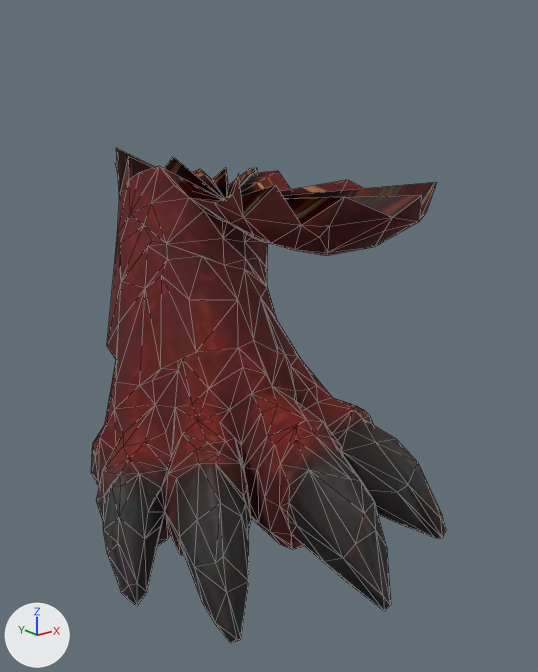
The glTF model dragon_leg_bnegx.glb as it was, and as the next commit left it.
One viewpoint serves both versions: a 50 mm camera at (-4.36, -6.15, 0.74) aimed at (-0.28, -1.05, -1.3). Lighting does not change. The marker at lower left points along +X, +Y and +Z. The picture after the commit comes second. Mesh edges are drawn as thin lines. Vertices at exactly the same position are counted once.

The scene before the commit, as lines of its bpy script (objects in view):
```python
me_mesh_0 = bpy.data.meshes.new('Mesh_0')
me_mesh_0.from_pydata(...)  # 464 vertices, 967 faces; spans x -2.25..1.01, y -3.12..2.04, z -2.85..0.26
me_mesh_0.materials.append(mat_dragon_leg_bnegx)
ob_mesh_0 = bpy.data.objects.new('Mesh_0', me_mesh_0)
ob_mesh_0.location = (0.0, 0.0, 0.0)
```
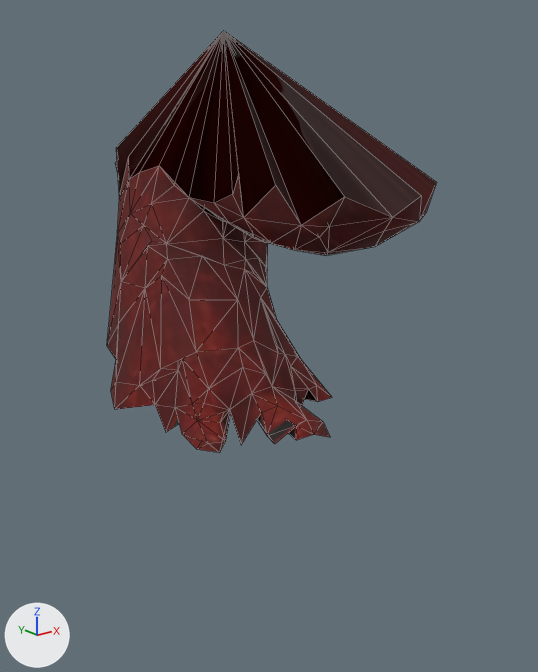
Diff of the bpy script that builds the scene:
```diff
--- a/dragon_leg_bnegx.glb.py
+++ b/dragon_leg_bnegx.glb.py
@@ me_mesh_0 @@
 # used by ob_mesh_0; location = (0.0, 0.0, 0.0)
-me_mesh_0.from_pydata(...)  # 464 vertices, 967 faces; spans x -2.25..1.01, y -3.12..2.04, z -2.85..0.26
+me_mesh_0.from_pydata(...)  # 222 vertices, 493 faces; spans x -1.53..1.01, y -2.51..2.04, z -2.03..1.4
+# me_mesh_0 part 1: 243 vertices removed from x -2.25..0.5, y -3.12..0.45, z -2.85..-1.9; 1 vertex added at x -0.57, y -0.91, z -1.77
+# me_mesh_0 part 2: 1 vertex removed from x 0.06, y 0.06, z -0.2
+# me_mesh_0 part 3: 1 vertex added at x 0.06, y 0.06, z 1.4
 me_mesh_0.materials.append(mat_dragon_leg_bnegx)
```

Location of each change, (x1, y1, x2, y2) in pixels of the pictures (538 x 672 px):
'Mesh_0', reshaped (7% narrower, 15% shorter): before (91, 148, 446, 643); after (107, 30, 436, 453)
part 1 of me_mesh_0, cut back (mostly hidden afterwards): before (91, 391, 446, 643); after (166, 390, 318, 451)
part 2 of me_mesh_0, deleted (brown): before (116, 148, 436, 225)
part 3 of me_mesh_0, added (brown): after (115, 30, 436, 225)
